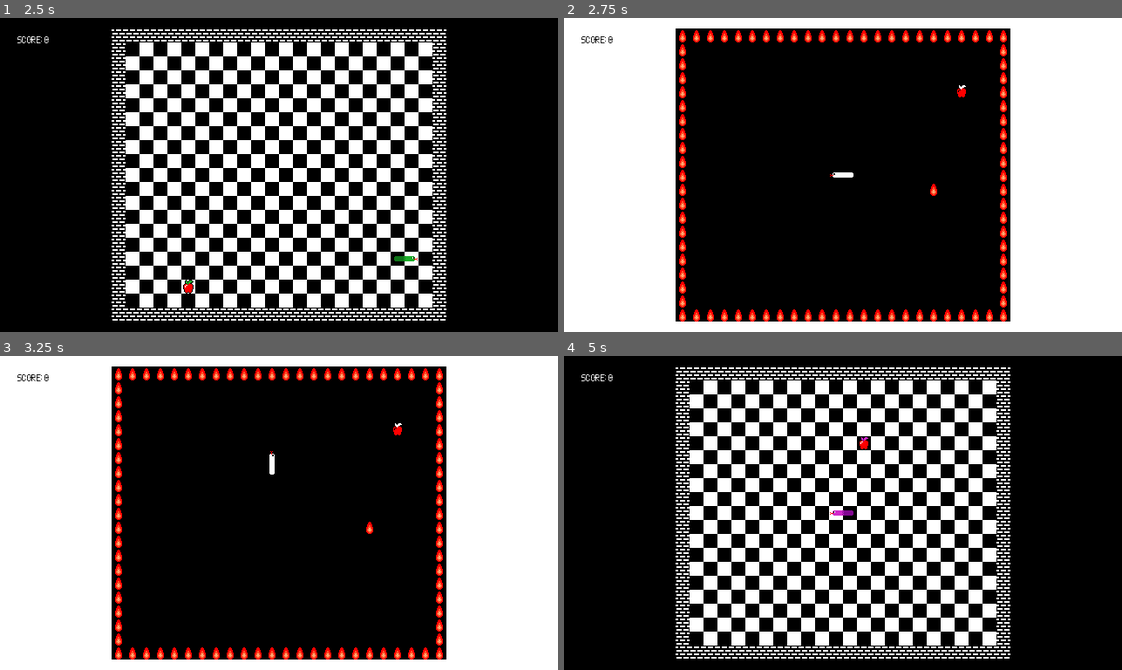
Above: before the commit, frames 1-4 (two rows, left to right).
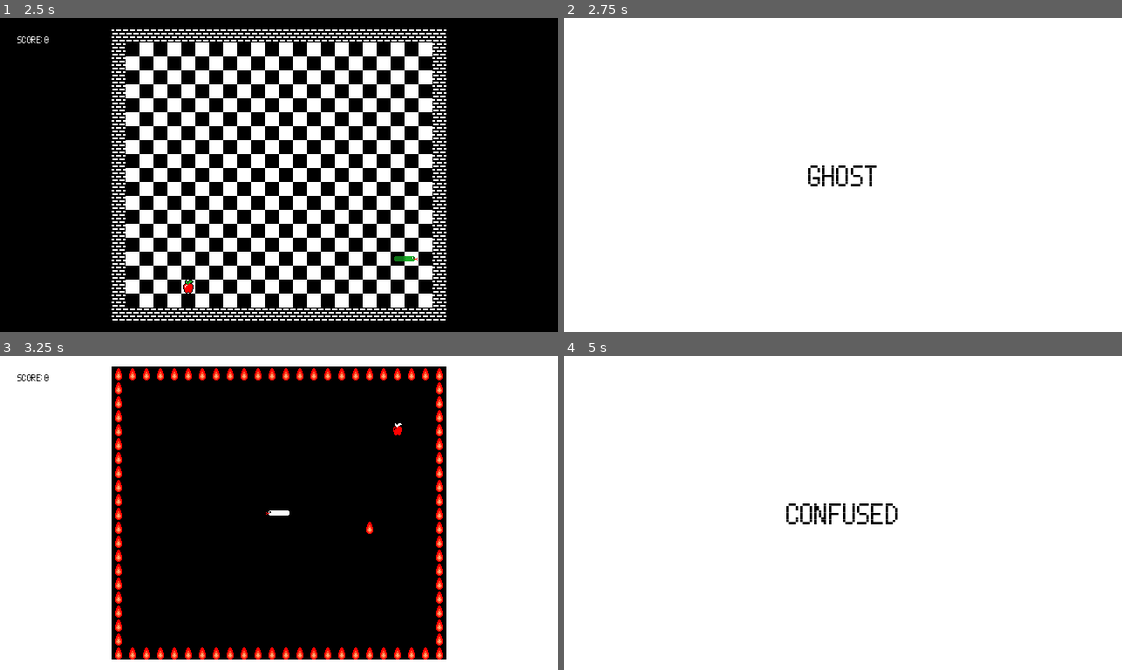
Above: after the commit, the same moments.

Repository: CattacoCattaco/Snake-Reborn
Game: Godot game, scene res://start_menu/start_menu.tscn
Two runs of this game, one before a commit and one after it. Both use one fixed random seed, a clock stepped at 60 frames per second and the inputs below. Sound files missing from this copy of the repository are replaced by a short silence.
Inputs (mouse positions are in pixels of both pictures, inside the frame that each line leads up to):
- Up to frame 1 (2.5 s): tap Enter (start) at 0.5, 1.35 s; hold Right (move_right) 0.53-1.28 s; hold Enter (start) 0.53-1.28 s; click (279, 175) at 0.67 s; move the mouse to (167, 190) at 1.27 s; hold Down (move_down) 1.28-2.03 s; move the mouse to (334, 105) at 2.02 s; hold Right (move_right) from 2.03 s (still down); hold Enter (start) from 2.03 s (still down); tap Alt at 2.1 s
- Up to frame 2 (2.75 s): keep holding Right (move_right); keep holding Enter (start)
- Up to frame 3 (3.25 s): move the mouse to (251, 575) at 2.77 s; release Right (move_right) at 2.78 s; release Enter (start) at 2.78 s; hold Up (move_up) from 2.78 s (still down); tap Shift at 2.85 s; click (251, 575) at 2.92 s; tap Enter (start) at 3.05 s
- Up to frame 4 (5 s): move the mouse to (1010, 560) at 3.52 s; release Up (move_up) at 3.53 s; hold Enter (start) 3.53-4.28 s; hold Left (move_left) from 3.53 s (still down); move the mouse to (675, 465) at 4.27 s; tap Enter (start) at 4.35 s

Frame 1 is identical in both runs. In frame 2, 56% of the frame differs, in the area x 3-80%, y 3-97%; in frame 3, 0.1%; in frame 4, 73%, in the area x 0-100%, y 0-100%.

Commit message:
Add Transition Screen
Added transition screen for after you die that has the name of the next level. It has the extra benefit of preventing the player from accidentally starting the next level when trying to move in the current level.

Diff:
--- a/main.tscn
+++ b/main.tscn
@@ -6,6 +6,11 @@
 [sub_resource type="LabelSettings" id="LabelSettings_7mycd"]
 font = ExtResource("4_lquwl")
 font_size = 9
+font_color = Color(0, 0, 0, 1)
+
+[sub_resource type="LabelSettings" id="LabelSettings_0xm2m"]
+font = ExtResource("4_lquwl")
+font_size = 27
 font_color = Color(0, 0, 0, 1)
 
 [node name="Main" type="Node2D" unique_id=475188452]
@@ -43,8 +48,38 @@
 grow_horizontal = 2
 grow_vertical = 2
 
-[node name="SnakeTileMap" type="Node2D" parent="." unique_id=451807890 node_paths=PackedStringArray("bg", "score_label", "phantom_cover")]
+[node name="LevelTransition" type="ColorRect" parent="UI" unique_id=1694751762]
+visible = false
+z_index = 1
+layout_mode = 1
+anchors_preset = 15
+anchor_right = 1.0
+anchor_bottom = 1.0
+grow_horizontal = 2
+grow_vertical = 2
+
+[node name="LevelTransitionLabel" type="Label" parent="UI/LevelTransition" unique_id=1338562304]
+layout_mode = 1
+anchors_preset = 8
+anchor_left = 0.5
+anchor_top = 0.5
+anchor_right = 0.5
+anchor_bottom = 0.5
+offset_left = -36.0
+offset_top = -4.5
+offset_right = 36.0
+offset_bottom = 4.5
+grow_horizontal = 2
+grow_vertical = 2
+text = "Blindness"
+label_settings = SubResource("LabelSettings_0xm2m")
+horizontal_alignment = 1
+vertical_alignment = 1
+
+[node name="SnakeTileMap" type="Node2D" parent="." unique_id=451807890 node_paths=PackedStringArray("bg", "score_label", "phantom_cover", "level_transition_screen", "level_transition_label")]
 script = ExtResource("1_ig7tw")
 bg = NodePath("../UI/BG")
 score_label = NodePath("../UI/ScoreLabel")
 phantom_cover = NodePath("../UI/PhantomCover")
+level_transition_screen = NodePath("../UI/LevelTransition")
+level_transition_label = NodePath("../UI/LevelTransition/LevelTransitionLabel")
--- a/tile_map/snake_tile_map.gd
+++ b/tile_map/snake_tile_map.gd
@@ -15,12 +15,15 @@
 @export var bg: ColorRect
 @export var score_label: Label
 @export var phantom_cover: ColorRect
+@export var level_transition_screen: ColorRect
+@export var level_transition_label: Label
 
 @export var board_size := Vector2i(24, 21)
 
 var level: Level = Level.NORMAL
 
 var move_timer: Timer
+var transition_timer: Timer
 var current_move_dir: Vector2i
 var phantom_countdown: int = PHANTOM_DURATION
 
@@ -62,6 +65,20 @@
 	return preload("res://tile_map/tile/color_palettes/snake_colors_dark.png")
 
 
+static func get_level_name(comp_level: Level) -> String:
+	match comp_level:
+		Level.NORMAL:
+			return "Normal"
+		Level.GHOST:
+			return "Ghost"
+		Level.CONFUSED:
+			return "Confused"
+		Level.PHANTOM:
+			return "Phantom"
+
+	return "Normal"
+
+
 func _ready() -> void:
 	var offset := Vector2i(320, 180) - (board_size * 8)
 	for y in range(board_size.y):
@@ -90,7 +107,12 @@
 
 	move_timer = Timer.new()
 	add_child(move_timer)
+	move_timer.one_shot = true
 	move_timer.timeout.connect(move_snake)
+
+	transition_timer = Timer.new()
+	add_child(transition_timer)
+	transition_timer.one_shot = true
 
 	score = 0
 
@@ -105,9 +127,16 @@
 			change_snake_dir(Vector2i(0, 1))
 		elif event.is_action_pressed("move_right"):
 			change_snake_dir(Vector2i(1, 0))
+		elif event.is_action_pressed("start"):
+			if transition_timer.time_left > 0:
+				transition_timer.stop()
+				transition_timer.timeout.emit()
 
 
 func change_snake_dir(dir: Vector2i) -> void:
+	if transition_timer.time_left > 0.0:
+		return
+
 	if current_move_dir == dir or (current_move_dir == -dir and len(snake) > 2):
 		return
 
@@ -188,6 +217,9 @@
 			level = (level + 1) as Level
 			play_sound(preload("res://tile_map/sound_effects/rebirth.wav"))
 
+	level_transition_screen.show()
+	level_transition_label.text = get_level_name(level)
+
 	move_timer.stop()
 	current_move_dir = Vector2i(0, 0)
 
@@ -201,6 +233,8 @@
 
 	if level == Level.GHOST:
 		place_flame()
+
+	do_transition_time()
 
 
 func reset_snake() -> void:
@@ -356,3 +390,9 @@
 	sound_effect_player.stream = sound
 	sound_effect_player.play()
 	sound_effect_player.finished.connect(sound_effect_player.queue_free)
+
+
+func do_transition_time() -> void:
+	transition_timer.start(1.5)
+	await transition_timer.timeout
+	level_transition_screen.hide()
